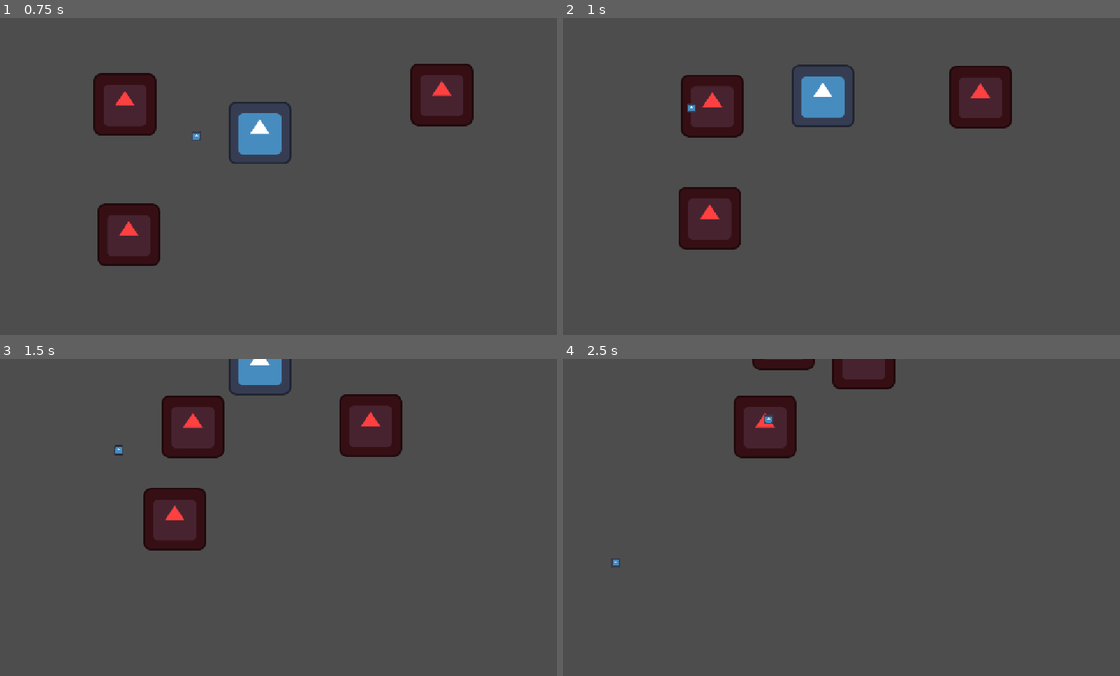
Above: before the commit, frames 1-4 (two rows, left to right).
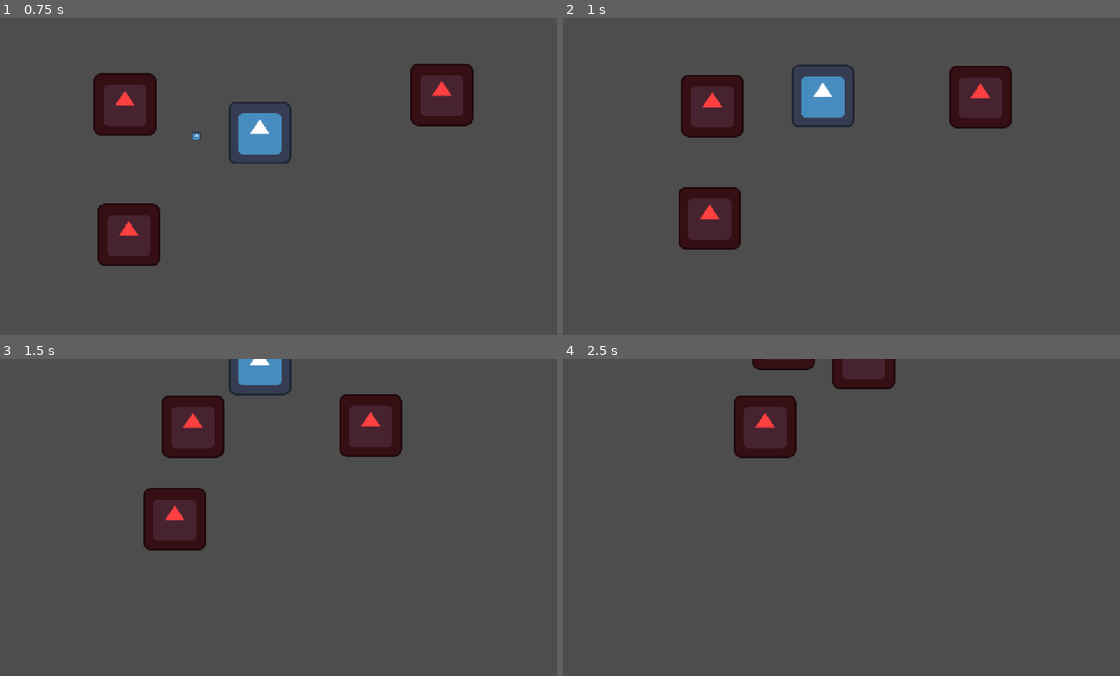
Above: after the commit, the same moments.

Repository: NxtCreator/little-archery
Game: Godot game, scene res://scenes/main.tscn
Same seed, same stepped clock (60 frames per second), same inputs: the game is played once before the commit and once after it. The engine's default icon, where the game draws it, is replaced by a stand-in: a white triangle on a blue panel in a dark square.
Inputs (mouse positions are in pixels of both pictures, inside the frame that each line leads up to):
- Up to frame 1 (0.75 s): tap Enter at 0.5 s; move the mouse to (256, 239) at 0.52 s; hold W (move_up) from 0.53 s (still down); tap Alt at 0.6 s; click (256, 239) at 0.67 s
- Up to frame 2 (1 s): keep holding W (move_up)
- Up to frame 3 (1.5 s): keep holding W (move_up); move the mouse to (451, 565) at 1.27 s; tap Shift at 1.35 s
- Up to frame 4 (2.5 s): move the mouse to (674, 469) at 2.02 s; release W (move_up) at 2.03 s; hold A (move_left) from 2.03 s (still down); tap Alt at 2.1 s

Frame 1 is identical in both runs. In frame 2, less than 0.1% of the frame differs, in the area x 22-24%, y 26-30%; in frame 3, less than 0.1%; in frame 4, less than 0.1%, in the area x 8-38%, y 17-66%.

Commit message:
Make arrows delete themselves on hitting an enemy and ignore the player

Diff:
--- a/scenes/arrow.gd
+++ b/scenes/arrow.gd
@@ -12,4 +12,5 @@
 
 
 func _on_body_entered(body: Node2D) -> void:
-	print(body.name)
+	if body.is_in_group("enemy"):
+		queue_free()
